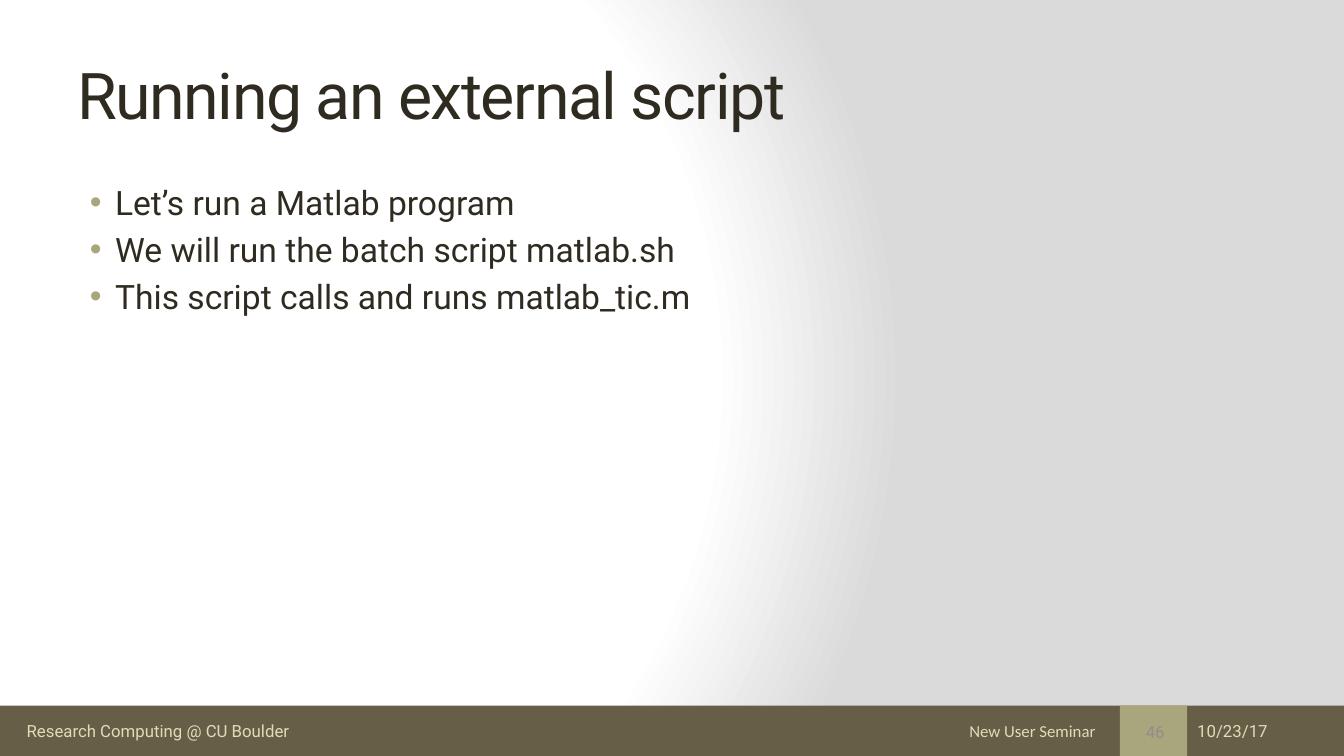
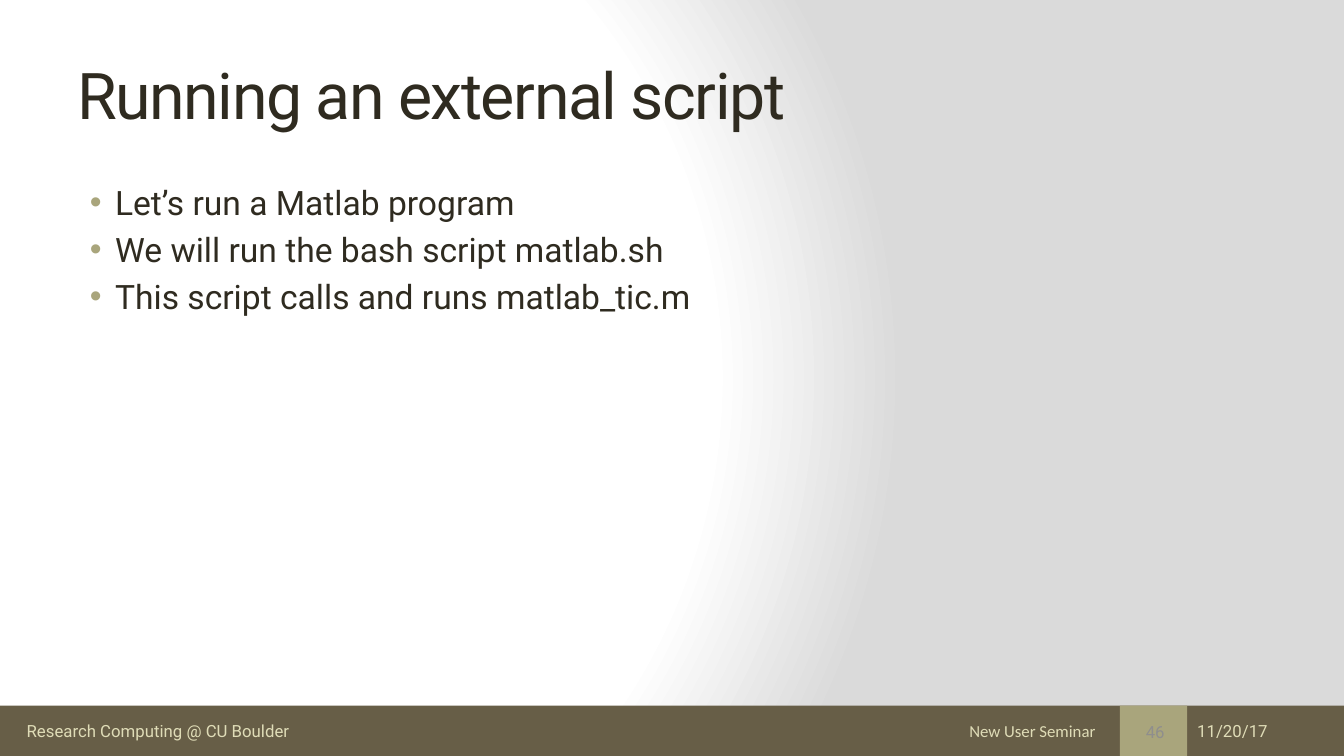
Before and after one commit to ResearchComputing/New_User_Seminar, a slide deck: slide 46 of rc_new_user_seminar_2017.pptx. Drawn at 1344x756 pixels with LibreOffice and Linux fonts; fonts in the diff are those of the drawing. Boxes give left, top, right and bottom in pixels: in the first picture for what was removed or moved away, otherwise in the second. Text is boxed around its words. In the diff, an @@ line names an element or a change of style, - is before the commit and + after.

```diff
--- a/rc_new_user_seminar_2017.pptx
+++ b/rc_new_user_seminar_2017.pptx
@@ text at bbox=[115, 236, 664, 269]: text changed @@
-• We will run the batch script matlab.sh
+• We will run the bash script matlab.sh
@@ text at bbox=[1197, 725, 1267, 738]: text changed @@
-10/23/17
+11/20/17
```
Also in this commit, not shown: 54 other slides changed, 1 other file.
